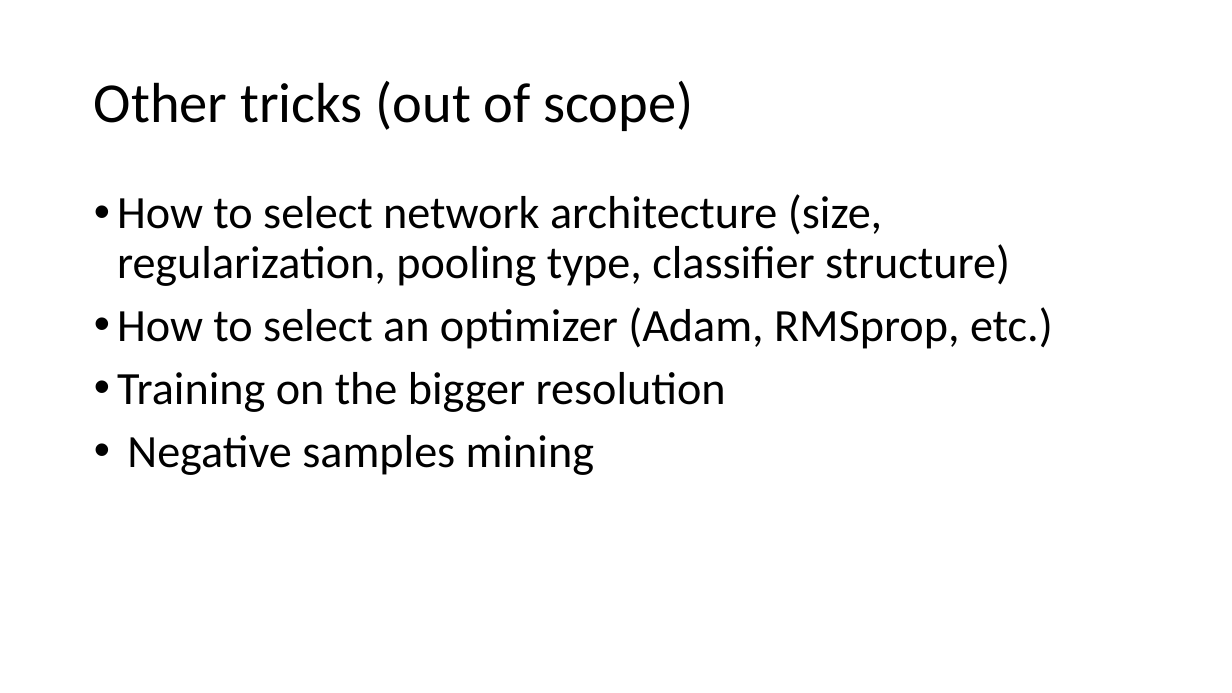
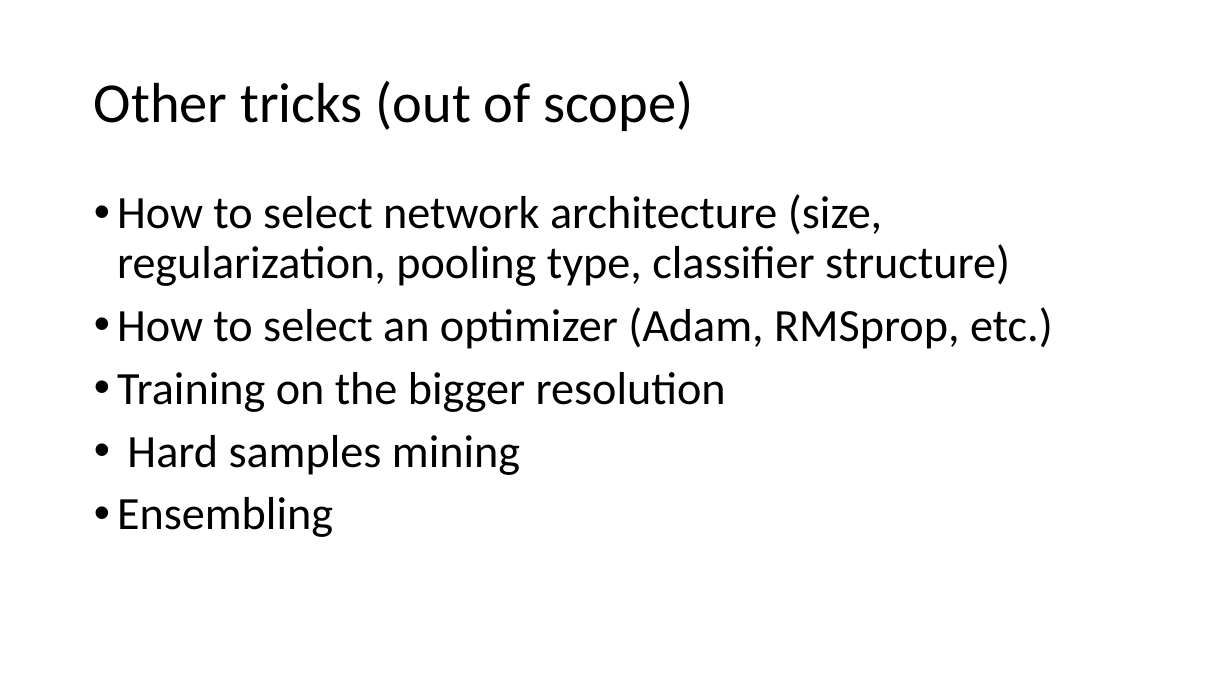
Before and after one commit to hokmund/cnn-tips-and-tricks, a slide deck: slide 36 of cnn-tips-and-tricks.pptx. Drawn at 1232x693 pixels with LibreOffice and Linux fonts; fonts in the diff are those of the drawing. Boxes give left, top, right and bottom in pixels: in the first picture for what was removed or moved away, otherwise in the second. Text is boxed around its words. In the diff, an @@ line names an element or a change of style, - is before the commit and + after.

Commit message:
Fixed mistake on the slide

```diff
--- a/cnn-tips-and-tricks.pptx
+++ b/cnn-tips-and-tricks.pptx
@@ text at box(117, 435, 520, 537): text changed @@
-• Negative samples mining
+• Hard samples mining
+• Ensembling
```
